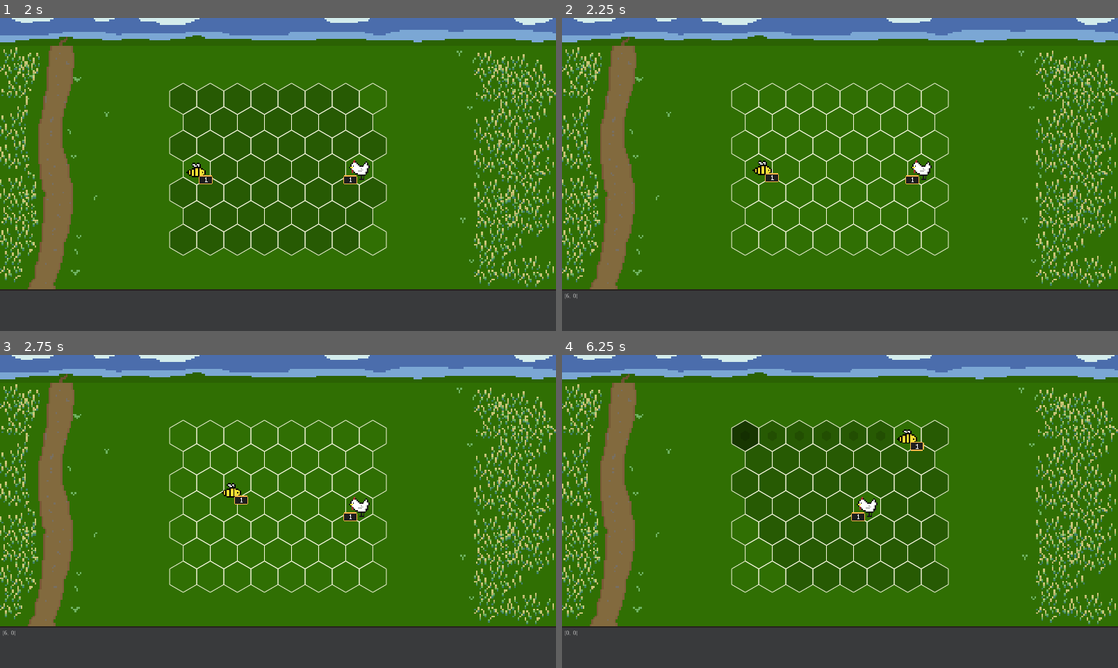
Above: before the commit, frames 1-4 (two rows, left to right).
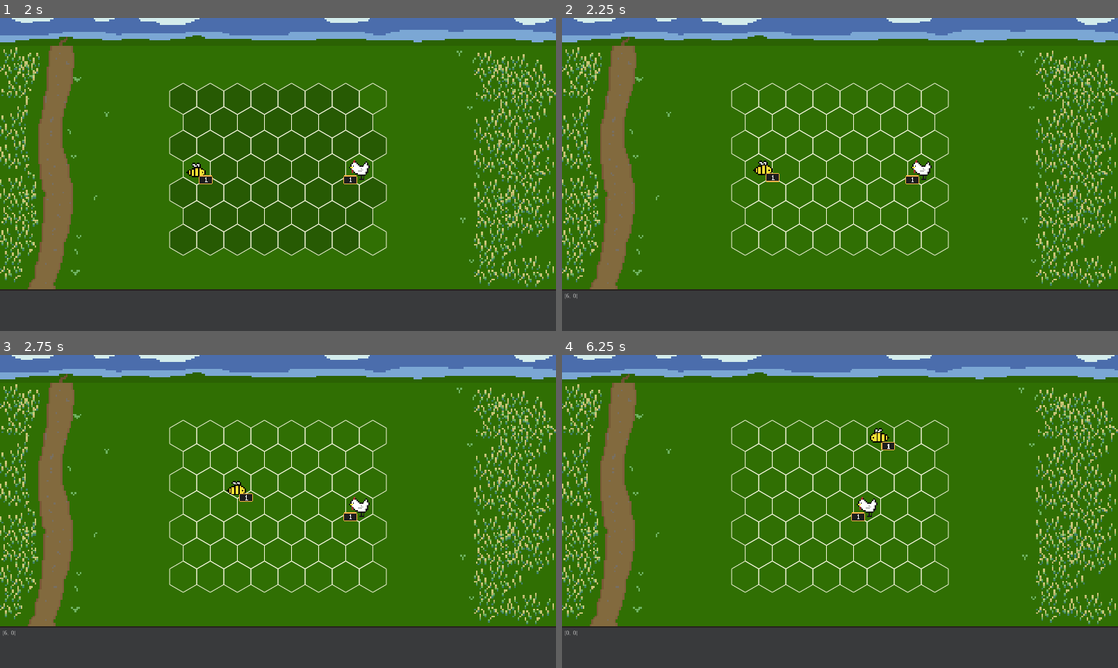
Above: after the commit, the same moments.

Repository: jerome-ceccato/HommLite
Game: Godot game, scene res://combat/CombatScene.tscn
Same seed, same stepped clock (60 frames per second), same inputs: the game is played once before the commit and once after it.
Inputs (mouse positions are in pixels of both pictures, inside the frame that each line leads up to):
- Up to frame 1 (2 s): tap Enter at 0.5 s; move the mouse to (77, 312) at 0.52 s; tap Shift at 0.6, 1.35 s; click (77, 312) at 0.67 s; tap Space at 1.25 s; move the mouse to (166, 190) at 1.27 s; click (166, 190) at 1.42 s
- Up to frame 2 (2.25 s): tap Enter at 2 s; move the mouse to (895, 105) at 2.02 s; tap Shift at 2.1 s; click (895, 105) at 2.17 s
- Up to frame 3 (2.75 s): no input
- Up to frame 4 (6.25 s): move the mouse to (812, 574) at 2.77 s; tap Shift every 0.75 s from 2.85 to 5.85 s; click (812, 574) at 2.92 s; move the mouse to (1006, 558) at 3.52 s; click (1006, 558) at 3.67 s; move the mouse to (673, 464) at 4.27 s; click (673, 464) at 4.42 s; tap Space at 5 s; move the mouse to (867, 511) at 5.02 s; click (867, 511) at 5.17 s; move the mouse to (756, 433) at 5.77 s; click (756, 433) at 5.92 s

Frame 1 is identical in both runs. In frame 2, less than 0.1% of the frame differs, in the area x 34-40%, y 45-53%; in frame 3, 0.2%; in frame 4, 0.9%, in the area x 30-66%, y 20-31%.

Commit message:
flip during movement

Diff:
--- a/hommlite/combat/ui/stacks/StackContainer.gd
+++ b/hommlite/combat/ui/stacks/StackContainer.gd
@@ -6,7 +6,8 @@
 onready var _stack_count_container: Sprite = $StackCount
 onready var _stack_count_label: Label = $StackCount/Label
 
-const MOVE_ANIMATION_BASE_TIME = 0.3
+const TURN_ANIMATION_DURATION = 0.3
+const MOVE_ANIMATION_DURATION = 0.3
 
 var stack: BattleStack
 
@@ -27,38 +28,22 @@
 func animate_through_points(points: Array, flying: bool):
 	_sprite.play()
 	if flying:
-		_tween.interpolate_property(
-			self,
-			"position",
-			position,
-			points[-1],
-			animation_time(points),
-			Tween.TRANS_LINEAR,
-			Tween.EASE_IN_OUT
-		)
-		_tween.start()
+		var destination = points[-1]
+		_flip_towards(destination)
+		_animate_sprite(destination, animation_time(points))
 		yield(_tween, "tween_completed")
-		_sprite.stop()
-		_sprite.frame = 0
 	else:
 		for point in points:
-			_tween.interpolate_property(
-				self,
-				"position",
-				position,
-				point,
-				MOVE_ANIMATION_BASE_TIME,
-				Tween.TRANS_LINEAR,
-				Tween.EASE_IN_OUT
-			)
-			_tween.start()
+			_flip_towards(point)
+			_animate_sprite(point, MOVE_ANIMATION_DURATION)
 			yield(_tween, "tween_completed")
-		_sprite.stop()
-		_sprite.frame = 0
+	_sprite.stop()
+	_sprite.frame = 0
+	_reset_flip()
 
 
 func animation_time(points: Array):
-	return MOVE_ANIMATION_BASE_TIME * points.size()
+	return MOVE_ANIMATION_DURATION * points.size()
 
 
 func animate_death() -> float:
@@ -69,3 +54,37 @@
 func animate_refresh() -> float:
 	_stack_count_label.text = str(stack.amount)
 	return 0.0
+
+
+func _reset_flip():
+	_sprite.flip_h = stack.side == stack.Side.RIGHT
+
+
+func _flip_towards(destination: Vector2):
+	var flipped = destination.x < position.x
+	_sprite.flip_h = flipped
+
+
+func _animate_turn(duration: float):
+	_tween.interpolate_property(
+		_sprite,
+		"flip_h",
+		_sprite.flip_h,
+		!_sprite.flip_h,
+		duration,
+		Tween.TRANS_LINEAR,
+		Tween.EASE_IN_OUT
+	)
+	_tween.start()
+
+func _animate_sprite(to: Vector2, duration: float):
+	_tween.interpolate_property(
+		self,
+		"position",
+		position,
+		to,
+		duration,
+		Tween.TRANS_LINEAR,
+		Tween.EASE_IN_OUT
+	)
+	_tween.start()
--- a/hommlite/combat/ui/stacks/VisibleUnits.gd
+++ b/hommlite/combat/ui/stacks/VisibleUnits.gd
@@ -22,7 +22,7 @@
 func move_stack(grid: HexGrid, stack: BattleStack, movement: BattleMovement) -> float:
 	var container = _container_for_bstack(stack)
 	if container != null:
-		var path_coords = _hex_centers_for_coords(movement.path, grid)
+		var path_coords = _points_for_path(movement.path, grid)
 		container.animate_through_points(path_coords, movement.flying)
 		return container.animation_time(path_coords)
 	return 0.0
@@ -84,10 +84,11 @@
 	return null
 
 
-func _hex_centers_for_coords(coords: Array, grid: HexGrid) -> Array:
+func _points_for_path(coords: Array, grid: HexGrid) -> Array:
 	var items = []
 	for c in coords:
 		items.append(grid.get_cell_at_coords(c).center)
+	items.remove(0) # first coord is always the current one
 	return items
 
 
